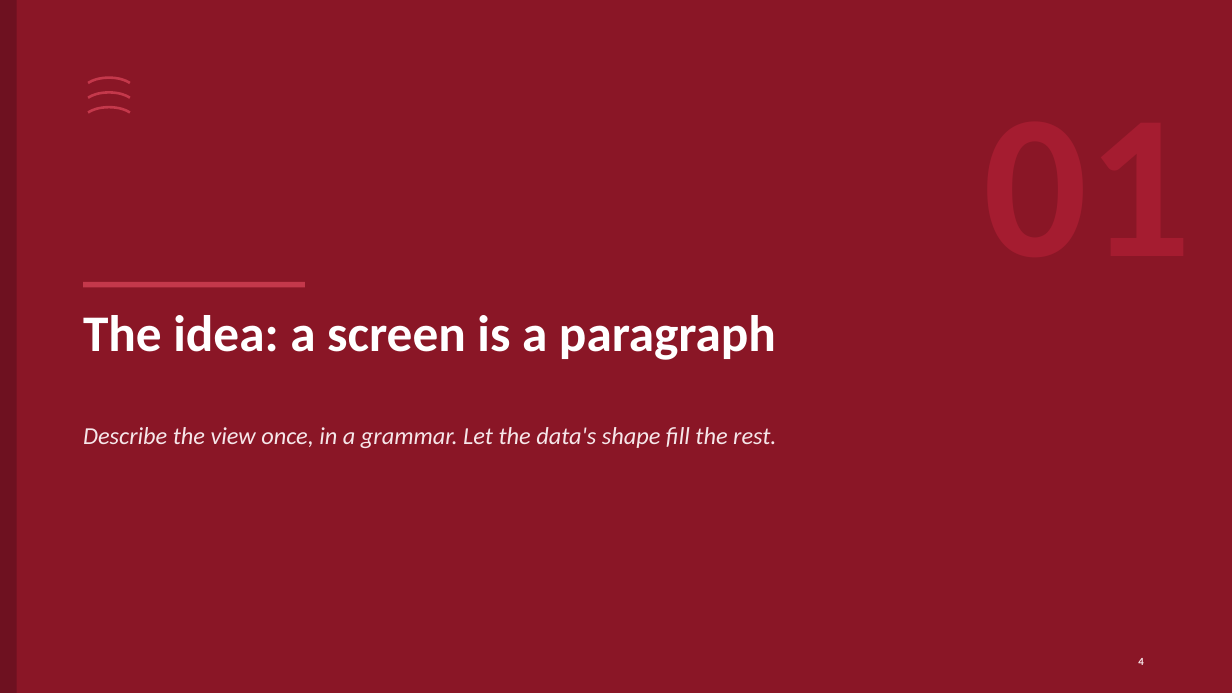
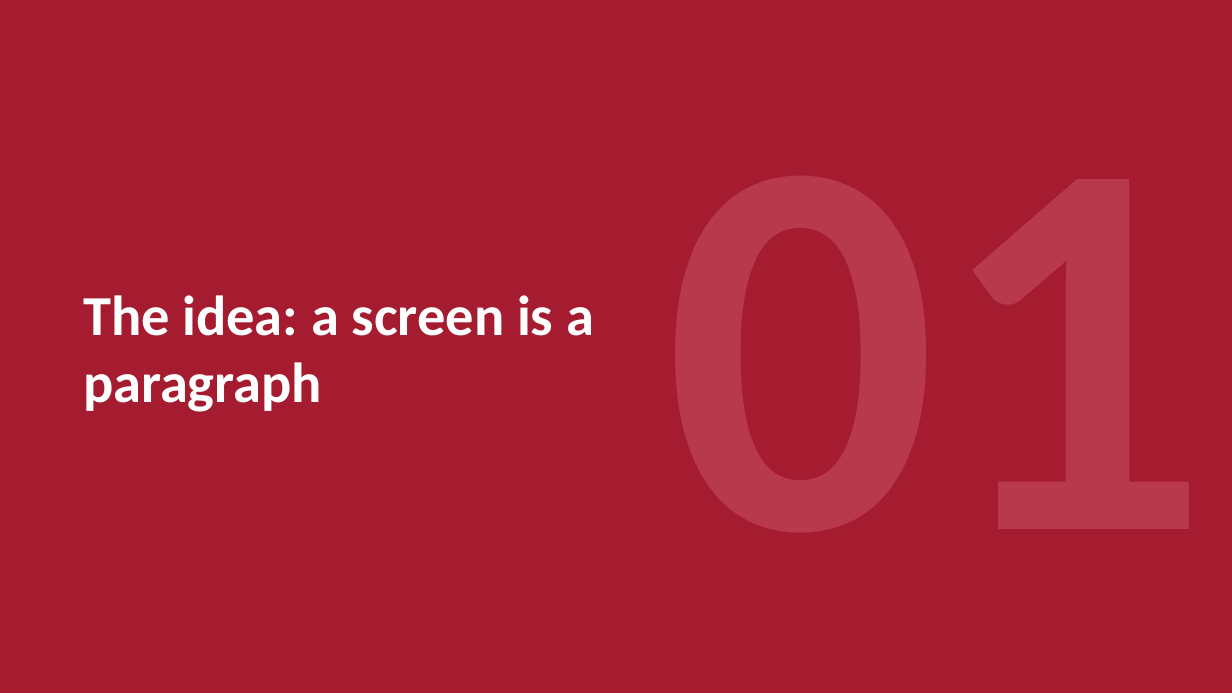
Before and after one commit to ajsinha/drishti, a slide deck: slide 4 of docs/publications/Drishti-Design-and-Evidence.pptx. Drawn at 1232x693 pixels with LibreOffice and Linux fonts; fonts in the diff are those of the drawing. Boxes give left, top, right and bottom in pixels: in the first picture for what was removed or moved away, otherwise in the second. Text is boxed around its words. In the diff, an @@ line names an element or a change of style, - is before the commit and + after.

```diff
--- a/docs/publications/Drishti-Design-and-Evidence.pptx
+++ b/docs/publications/Drishti-Design-and-Evidence.pptx
@@ rectangle added at [0, 0, 1232, 693], fill #A51C30 @@
@@ arc (boxed as its full ellipse) removed at [83, 78, 135, 104] @@
@@ arc (boxed as its full ellipse) removed at [83, 92, 135, 118] @@
@@ arc (boxed as its full ellipse) removed at [83, 107, 135, 133] @@
@@ text "The idea: a screen is ...": place and size @@
-text "The idea: a screen is ..." at [83, 315, 776, 360]
+text "The idea: a screen is ..." at [83, 295, 594, 412]
@@ text "The idea: a screen is ..." at [83, 295, 594, 412]: size 40 to 44 pt; vertical alignment top to middle @@
@@ rectangle removed at [83, 282, 305, 287] @@
@@ text removed at [83, 427, 776, 448] @@
-Describe the view once, in a grammar. Let the data's shape fill the rest.
@@ page number removed at [1138, 658, 1144, 665] @@
-4
```
Also in this commit, not shown: 5 other slides changed, 5 other files.
